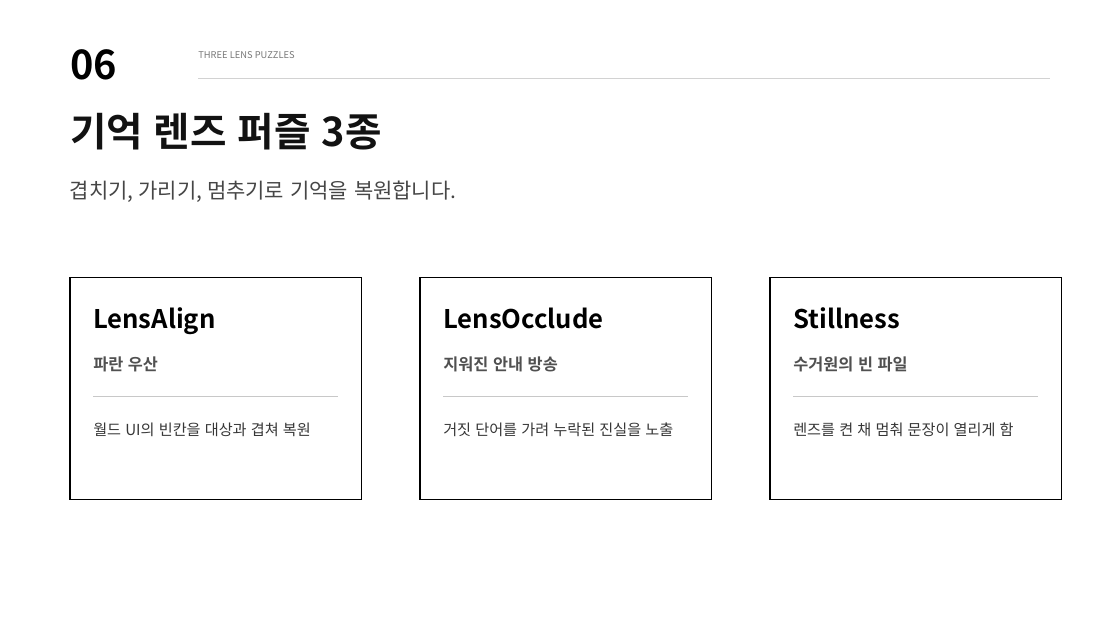
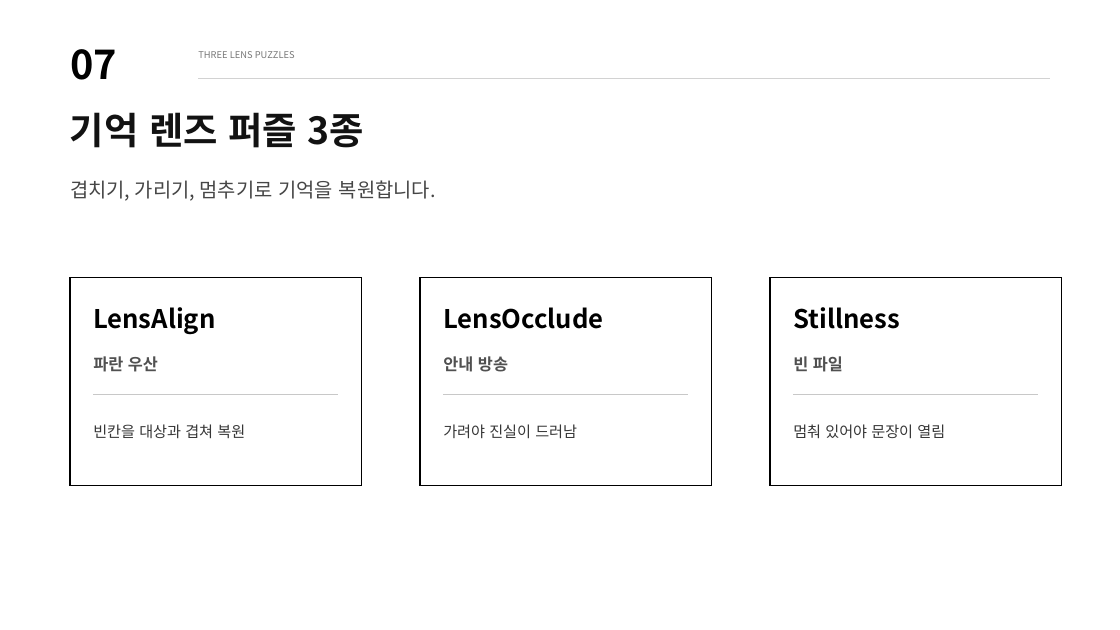
Before and after one commit to wodnd0403/memory_recycler, a slide deck: slide 7 of Docs/MemoryRecycler3D_Final_Presentation_SAFE.pptx (slide 6 before the commit). Drawn at 1120x630 pixels with LibreOffice and Linux fonts; fonts in the diff are those of the drawing. Boxes give left, top, right and bottom in pixels: in the first picture for what was removed or moved away, otherwise in the second. Text is boxed around its words. In the diff, an @@ line names an element or a change of style, - is before the commit and + after.

```diff
--- a/Docs/MemoryRecycler3D_Final_Presentation_SAFE.pptx
+++ b/Docs/MemoryRecycler3D_Final_Presentation_SAFE.pptx
@@ text at [70,49,117,80]: text changed @@
-06
+07
@@ text "기억 렌즈 퍼즐 3종" at [70,112,364,148]: size 34 to 32 pt @@
@@ text "겹치기, 가리기, 멈추기로 기억을 복원합니다." at [70,180,436,201]: size 18 to 17 pt @@
@@ rectangle: place and size @@
-rectangle at [70,278,361,500]
+rectangle at [70,278,361,486]
@@ rectangle: place and size @@
-rectangle at [420,278,712,500]
+rectangle at [420,278,712,486]
@@ rectangle: place and size @@
-rectangle at [770,278,1062,500]
+rectangle at [770,278,1062,486]
@@ text at [443,356,508,372]: text changed @@
-지워진 안내 방송
+안내 방송
@@ text at [793,356,843,372]: text changed @@
-수거원의 빈 파일
+빈 파일
@@ text at [93,424,245,438]: text changed @@
-월드 UI의 빈칸을 대상과 겹쳐 복원
+빈칸을 대상과 겹쳐 복원
@@ text at [443,424,577,438]: text changed @@
-거짓 단어를 가려 누락된 진실을 노출
+가려야 진실이 드러남
@@ text at [793,424,945,438]: text changed @@
-렌즈를 켠 채 멈춰 문장이 열리게 함
+멈춰 있어야 문장이 열림
```
Also in this commit, not shown: 9 other slides changed, 3 slides added, 2 slides removed, 3 other files.
